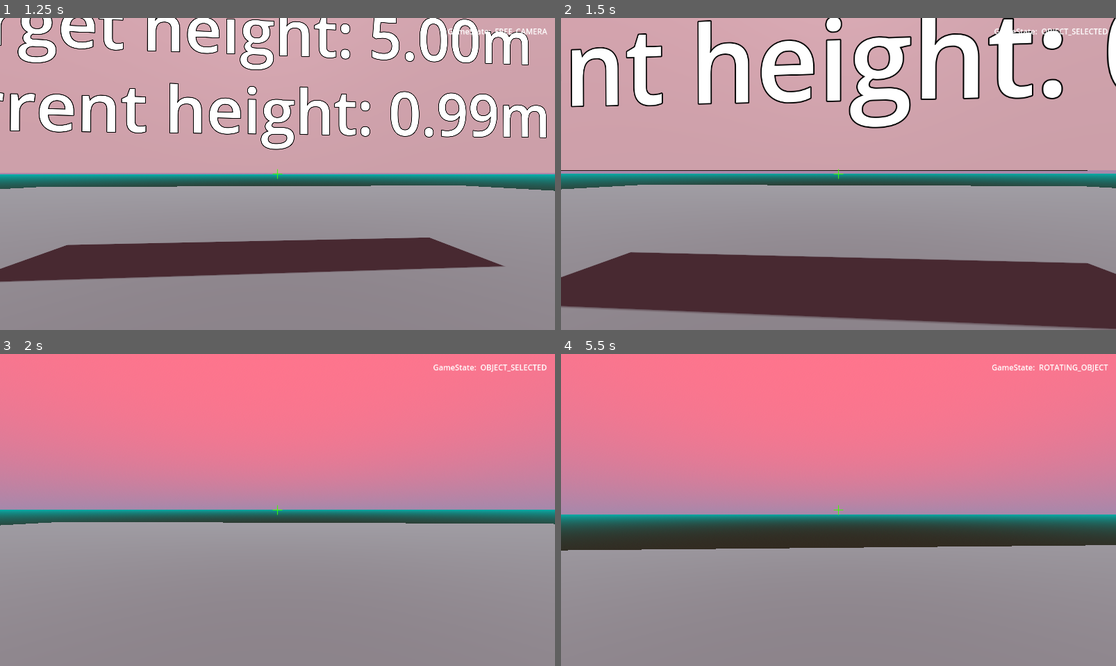
Above: before the commit, frames 1-4 (two rows, left to right).
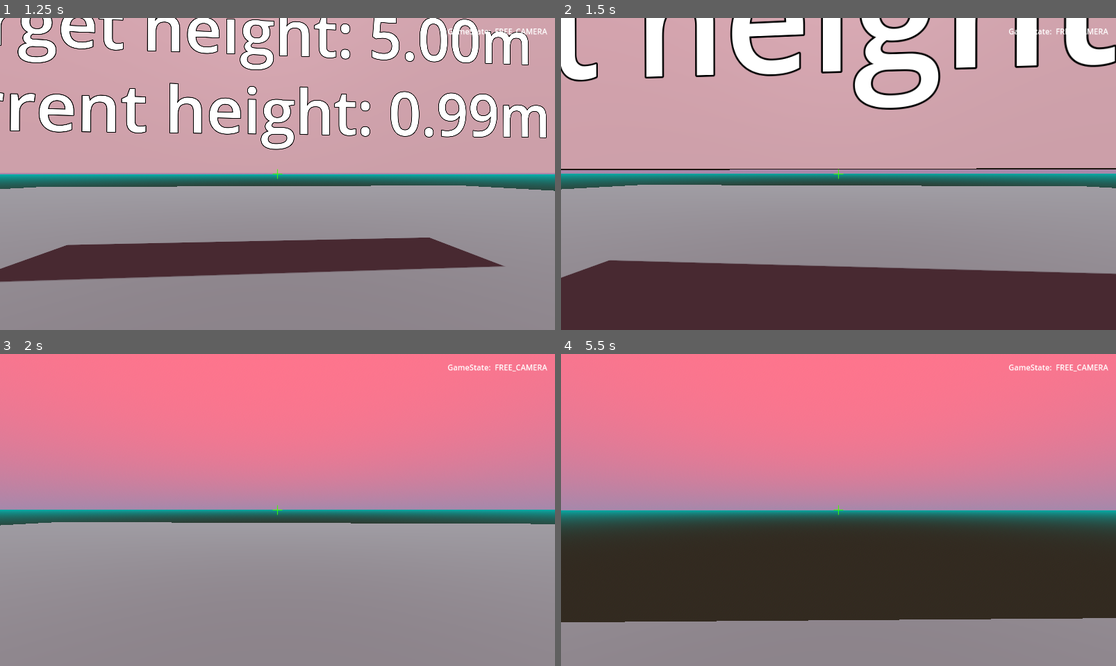
Above: after the commit, the same moments.

Repository: tehelka-gamedev/gmtk-2024
Game: Godot game, scene res://main/main.tscn
Two runs of this game, one before a commit and one after it. Both use one fixed random seed, a clock stepped at 60 frames per second and the inputs below.
Inputs (mouse positions are in pixels of both pictures, inside the frame that each line leads up to):
- Up to frame 1 (1.25 s): tap Enter at 0.5 s; move the mouse to (305, 174) at 0.52 s; hold W (move_forward) from 0.53 s (still down); hold Right mouse button (allow_object_rotation) from 0.53 s (still down)
- Up to frame 2 (1.5 s): keep holding W (move_forward); move the mouse to (810, 174) at 1.27 s; release Right mouse button (allow_object_rotation) at 1.28 s; right-click (810, 174) at 1.35 s
- Up to frame 3 (2 s): keep holding W (move_forward)
- Up to frame 4 (5.5 s): keep holding W (move_forward); move the mouse to (849, 503) at 2.02 s; hold Right mouse button (allow_object_rotation) 2.03-2.78 s; tap Mouse wheel down (scale_down) at 2.1 s; tap Space at 2.75 s; move the mouse to (832, 516) at 2.77 s; tap Mouse wheel up (scale_up) at 2.85 s; right-click (832, 516) at 3.05 s; move the mouse to (877, 513) at 3.52 s; press the mouse at (877, 513) at 3.53 s; right-click (877, 513) at 3.8 s; move the mouse to (794, 506) at 4.27 s; release the mouse at (794, 506) at 4.28 s; right-click (794, 506) at 4.35 s; move the mouse to (844, 510) at 5.02 s; hold Right mouse button (allow_object_rotation) from 5.03 s (still down)

Frame 1 is identical in both runs. In frame 2, 22% of the frame differs, in the area x 0-100%, y 0-100%; in frame 3, 0.3%; in frame 4, 27%, in the area x 0-100%, y 3-86%.

Commit message:
fix wrong state transition when releasing right click

Diff:
--- a/godot/main/main.gd
+++ b/godot/main/main.gd
@@ -42,7 +42,10 @@
 		and GameState.current_game_state == Enum.GameState.OBJECT_SELECTED
 	):
 		GameState.current_game_state = Enum.GameState.ROTATING_OBJECT
-	elif event.is_action_released("allow_object_rotation"):
+	elif (
+		event.is_action_released("allow_object_rotation")
+		and GameState.current_game_state == Enum.GameState.ROTATING_OBJECT
+	):
 		GameState.current_game_state = Enum.GameState.OBJECT_SELECTED
 
 
Not shown: 1 places in godot/main/main.tscn that only renumber resources
